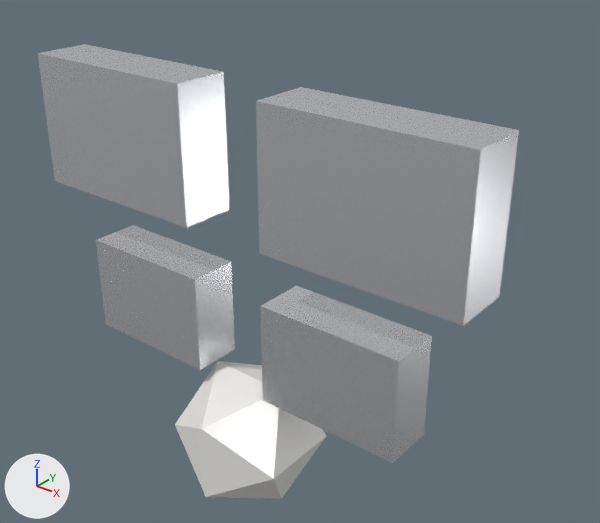
A saved change to the glTF model public/models/YC8320E_1.glb.
Camera for both pictures: a 50 mm camera at (1.501, -1.615, 0.954) aimed at (0.104, 0.131, -0.129). The axes (+X, +Y, +Z) are drawn at lower left. The lights are the same throughout. The first picture is the older version.

The scene before the commit, as lines of its bpy script (objects in view):
```python
mat_material_0 = principled_material('Material_0')
mat_material_0.base_color = (0.82, 0.839, 0.878)  # white #eaecf1
mat_material_0.metallic = 0.85
mat_material_0.roughness = 0.25
me_geometry_0 = bpy.data.meshes.new('geometry_0')
me_geometry_0.from_pydata(...)  # a box spanning x -0.76..-0.14, y -0.09..0.09, z -0.01..0.41
me_geometry_0.materials.append(mat_material_0)  # white #eaecf1
me_geometry_1 = bpy.data.meshes.new('geometry_1')
me_geometry_1.from_pydata(...)  # a box spanning x -0.59..-0.13, y -0.08..0.08, z -0.5..-0.18
me_geometry_1.materials.append(mat_material_0)  # white #eaecf1
me_geometry_2 = bpy.data.meshes.new('geometry_2')
me_geometry_2.from_pydata(...)  # a box spanning x 0.14..0.76, y -0.09..0.09, z -0.01..0.41
me_geometry_2.materials.append(mat_material_0)  # white #eaecf1
me_geometry_3 = bpy.data.meshes.new('geometry_3')
me_geometry_3.from_pydata(...)  # a box spanning x 0.13..0.59, y -0.08..0.08, z -0.5..-0.18
me_geometry_3.materials.append(mat_material_0)  # white #eaecf1
me_geometry_4 = bpy.data.meshes.new('geometry_4')
me_geometry_4.from_pydata(...)  # an icosphere of 20 faces spanning x -0.213..0.213, y -0.213..0.213, z -0.933..-0.507
me_geometry_4.materials.append(mat_material_1)  # white #fbf9f6
ob_g0 = bpy.data.objects.new('g0', me_geometry_0)
ob_g0.location = (0.0, 0.0, 0.0)
ob_g1 = bpy.data.objects.new('g1', me_geometry_1)
ob_g1.location = (0.0, 0.0, 0.0)
ob_g2 = bpy.data.objects.new('g2', me_geometry_2)
ob_g2.location = (0.0, 0.0, 0.0)
ob_g3 = bpy.data.objects.new('g3', me_geometry_3)
ob_g3.location = (0.0, 0.0, 0.0)
ob_g4 = bpy.data.objects.new('g4', me_geometry_4)
ob_g4.location = (0.0, 0.0, 0.0)
```
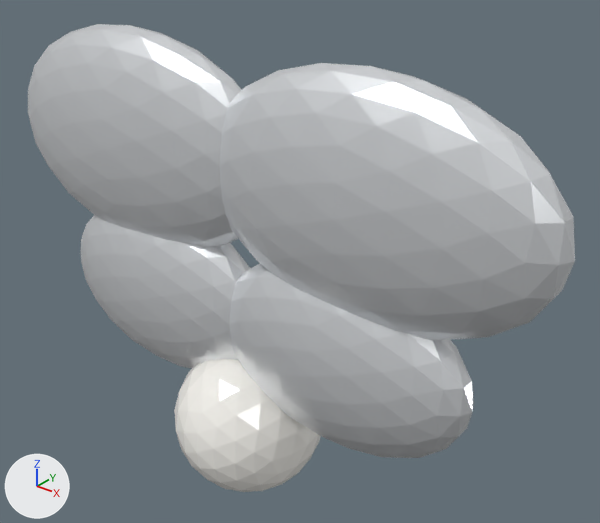
The change, as a diff of the scene's bpy script:
```diff
--- a/public/models/YC8320E_1.glb.py
+++ b/public/models/YC8320E_1.glb.py
@@ mat_material_0 @@
 mat_material_0.base_color = (0.82, 0.839, 0.878)  # white #eaecf1
-mat_material_0.metallic = 0.85
-mat_material_0.roughness = 0.25
+mat_material_0.metallic = 0.62
+mat_material_0.roughness = 0.28
@@ me_geometry_0 @@
 # used by ob_g0; location = (0.0, 0.0, 0.0)
-me_geometry_0.from_pydata(...)  # 8 vertices, 12 faces; spans x -0.76..-0.14, y -0.09..0.09, z -0.01..0.41
+me_geometry_0.from_pydata(...)  # 162 vertices, 320 faces; spans x -0.96..0.12, y -0.14..0.14, z -0.16..0.52
+# me_geometry_0 part 1: 8 vertices removed from x -0.76..-0.14, y -0.09..0.09, z -0.01..0.41; 162 vertices added at x -0.96..0.12, y -0.14..0.14, z -0.16..0.52, forming an icosphere of 320 faces
 me_geometry_0.materials.append(mat_material_0)
@@ me_geometry_1 @@
 # used by ob_g1; location = (0.0, 0.0, 0.0)
-me_geometry_1.from_pydata(...)  # 8 vertices, 12 faces; spans x -0.59..-0.13, y -0.08..0.08, z -0.5..-0.18
+me_geometry_1.from_pydata(...)  # 162 vertices, 320 faces; spans x -0.764..0.076, y -0.13..0.13, z -0.58..-0.02
+# me_geometry_1 part 2: 8 vertices removed from x -0.59..-0.13, y -0.08..0.08, z -0.5..-0.18; 162 vertices added at x -0.764..0.076, y -0.13..0.13, z -0.58..-0.02, forming an icosphere of 320 faces
 me_geometry_1.materials.append(mat_material_0)
@@ me_geometry_2 @@
 # used by ob_g2; location = (0.0, 0.0, 0.0)
-me_geometry_2.from_pydata(...)  # 8 vertices, 12 faces; spans x 0.14..0.76, y -0.09..0.09, z -0.01..0.41
+me_geometry_2.from_pydata(...)  # 162 vertices, 320 faces; spans x -0.12..0.96, y -0.14..0.14, z -0.16..0.52
+# me_geometry_2 part 3: 8 vertices removed from x 0.14..0.76, y -0.09..0.09, z -0.01..0.41; 162 vertices added at x -0.12..0.96, y -0.14..0.14, z -0.16..0.52, forming an icosphere of 320 faces
 me_geometry_2.materials.append(mat_material_0)
@@ me_geometry_3 @@
 # used by ob_g3; location = (0.0, 0.0, 0.0)
-me_geometry_3.from_pydata(...)  # 8 vertices, 12 faces; spans x 0.13..0.59, y -0.08..0.08, z -0.5..-0.18
+me_geometry_3.from_pydata(...)  # 162 vertices, 320 faces; spans x -0.076..0.764, y -0.13..0.13, z -0.58..-0.02
+# me_geometry_3 part 4: 8 vertices removed from x 0.13..0.59, y -0.08..0.08, z -0.5..-0.18; 162 vertices added at x -0.076..0.764, y -0.13..0.13, z -0.58..-0.02, forming an icosphere of 320 faces
 me_geometry_3.materials.append(mat_material_0)
@@ me_geometry_4 @@
 # used by ob_g4; location = (0.0, 0.0, 0.0)
-me_geometry_4.from_pydata(...)  # 12 vertices, 20 faces; spans x -0.213..0.213, y -0.213..0.213, z -0.933..-0.507
+me_geometry_4.from_pydata(...)  # 162 vertices, 320 faces; spans x -0.24..0.24, y -0.24..0.24, z -0.9..-0.42
+# me_geometry_4 part 5: 12 vertices removed from x -0.213..0.213, y -0.213..0.213, z -0.933..-0.507; 162 vertices added at x -0.24..0.24, y -0.24..0.24, z -0.9..-0.42, forming an icosphere of 320 faces
 me_geometry_4.materials.append(mat_material_1)
```

Where the change shows, as pixel boxes [x1, y1, x2, y2] in the pictures (600 x 523 px):
'g2', surface changed, reshaped (35% wider, 16% taller): before [256, 87, 519, 326]; after [220, 63, 575, 340]
'g0', surface changed, reshaped: before [38, 44, 229, 228]; after [28, 24, 242, 247]
'g3', surface changed, reshaped (42% wider, 10% taller): before [260, 286, 432, 463]; after [230, 264, 474, 458]
'g1', surface changed, reshaped: before [96, 225, 235, 370]; after [81, 215, 250, 368]
'g4', reshaped: before [175, 361, 326, 499]; after [174, 359, 321, 492]
